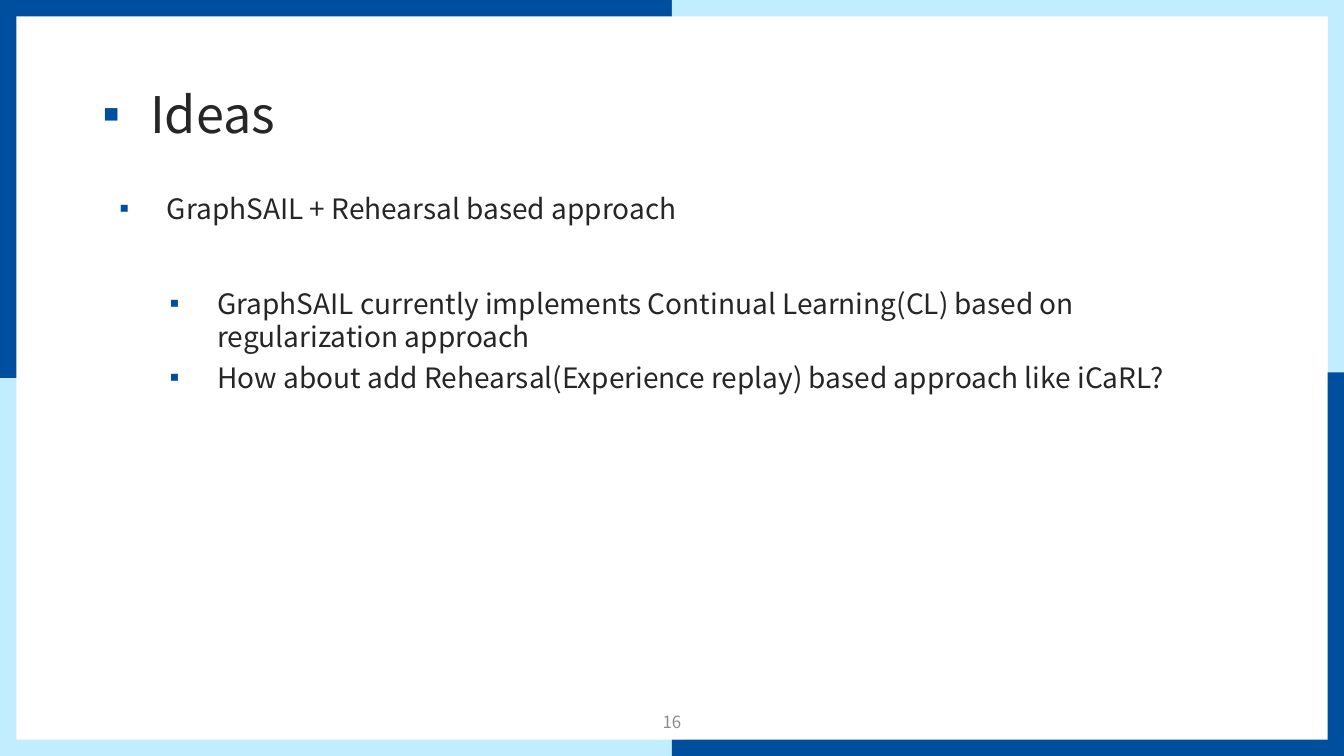
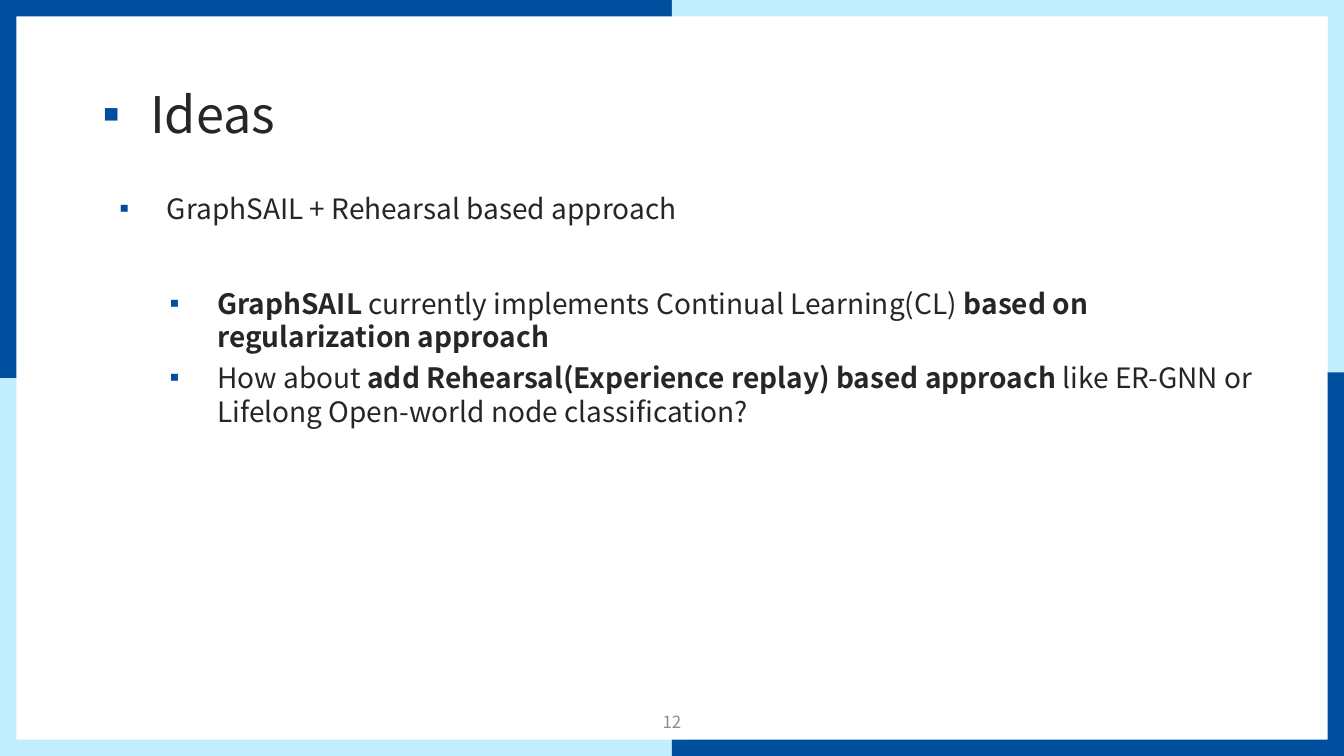
Before and after one commit to mmvv11/GraduateStudies, a slide deck: slide 12 of papers/papersForKCC/논문 관련 조사 및 아이디어.pptx (slide 16 before the commit). Drawn at 1344x756 pixels with LibreOffice and Linux fonts; fonts in the diff are those of the drawing; background and template pictures are left out. Boxes give left, top, right and bottom in pixels: in the first picture for what was removed or moved away, otherwise in the second. Text is boxed around its words. In the diff, an @@ line names an element or a change of style, - is before the commit and + after.

```diff
--- a/papers/papersForKCC/논문 관련 조사 및 아이디어.pptx
+++ b/papers/papersForKCC/논문 관련 조사 및 아이디어.pptx
@@ text at [217,291,1089,354]: bold on in "GraphSAIL based on regularization approach" @@
@@ text at [217,365,1252,429]: text changed @@
-  ▪ How about add Rehearsal(Experience replay) based approach like iCaRL?
+  ▪ How about add Rehearsal(Experience replay) based approach like ER-GNN or Lifelong Open-world node classification?
@@ page number at [663,715,682,728]: text changed @@
-16
+12
```
Also in this commit, not shown: 4 other slides changed, 1 slide added, 6 slides removed.
